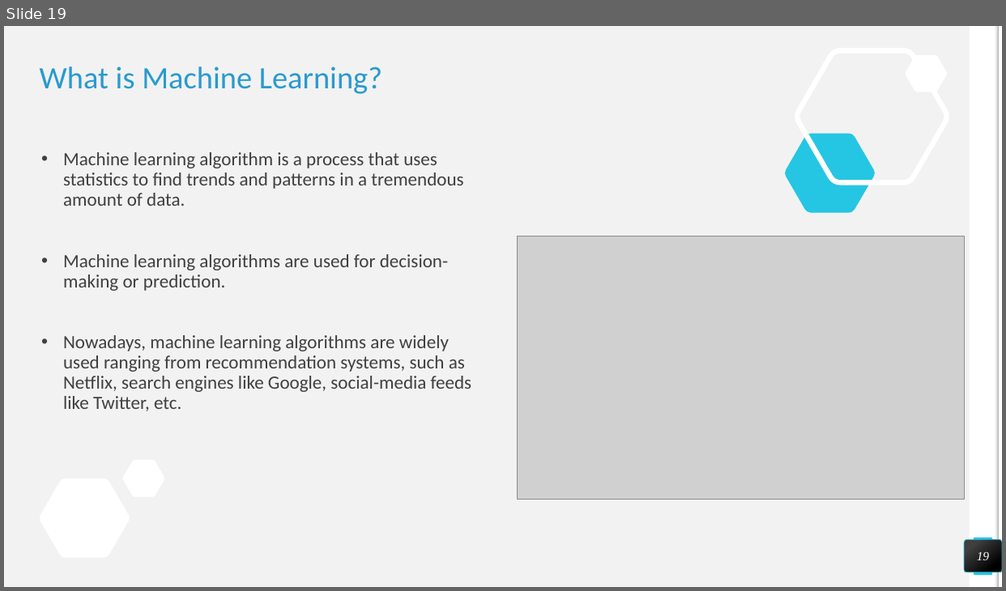
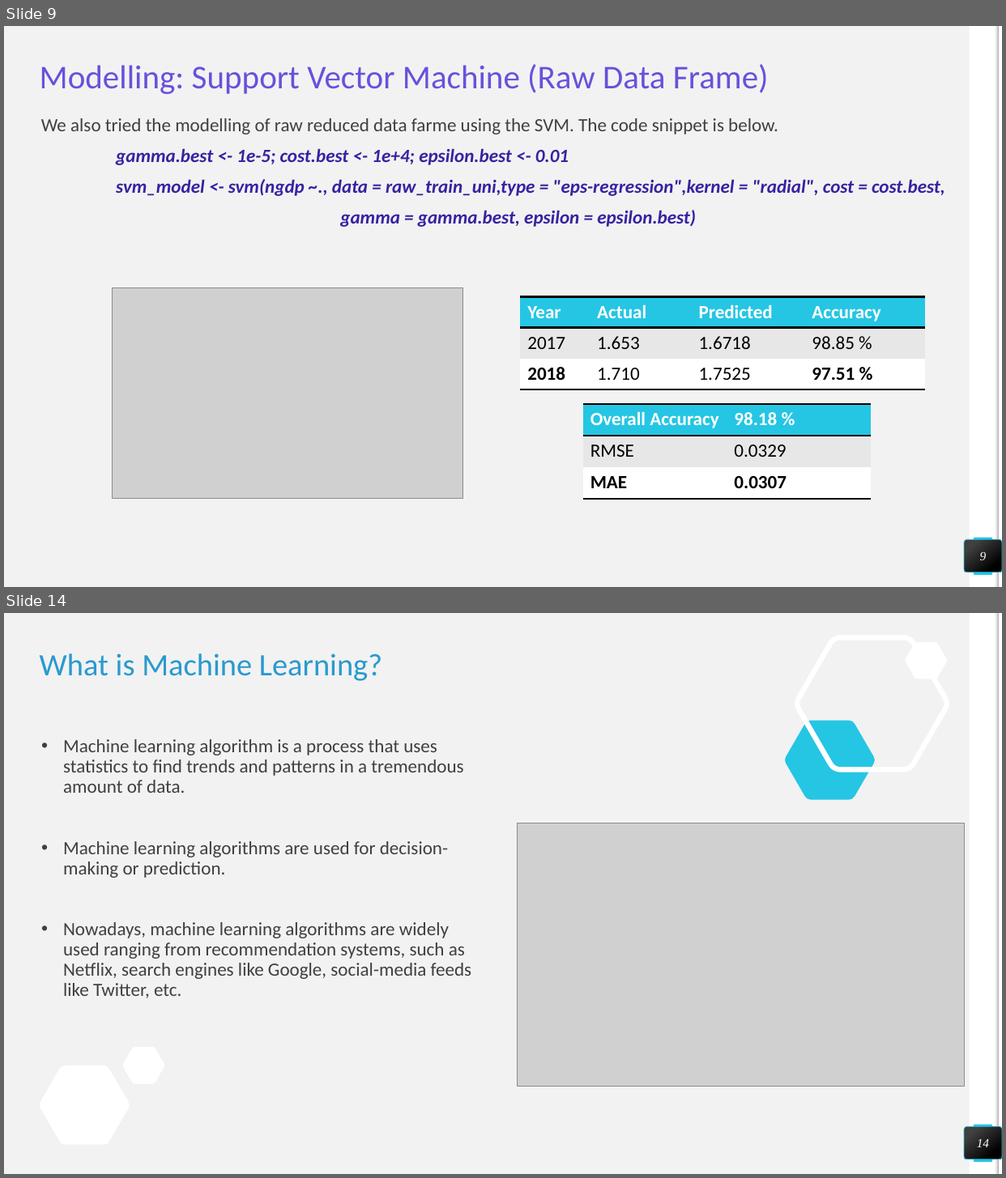
Before and after one commit to damiandmonte/Nominal-GDP-Prediction, a slide deck: Final_Report.pptx. Shown one above the other, each under a label of ours: slide 19 before the commit, slides 9 and 14 after it; the slides between them are not shown. The pictures are 1006x591 and 1006x1178 pixels, drawn with LibreOffice and Linux fonts; fonts in the diff are those of the drawing; grey boxes stand for pictures. Boxes give left, top, right and bottom in pixels: in the first picture for what was removed or moved away, otherwise in the second. Text is boxed around its words. In the diff, an @@ line names an element or a change of style, - is before the commit and + after.

```diff
--- a/Final_Report.pptx
+++ b/Final_Report.pptx
@@ slide 9 added at bbox=[4, 26, 1002, 587], background #F2F2F2; not listed: 4 template elements that a slide beside it also shows @@
@@ title added at bbox=[40, 64, 769, 94], 32 pt, text #6A50DB @@
+Modelling: Support Vector Machine (Raw Data Frame)
@@ text added at bbox=[41, 118, 945, 227], 18 pt, text #3921A1, bold, italic @@
+We also tried the modelling of raw reduced data farme using the SVM. The code snippet is below.
+gamma.best <- 1e-5; cost.best <- 1e+4; epsilon.best <- 0.01
+svm_model <- svm(ngdp ~., data = raw_train_uni,type = "eps-regression",kernel = "radial", cost = cost.best,
+gamma = gamma.best, epsilon = epsilon.best)
@@ picture added at bbox=[113, 288, 463, 499] @@
@@ table added at bbox=[521, 297, 926, 390], 3 rows, 4 columns @@
+Year | Actual | Predicted | Accuracy
+2017 | 1.653 | 1.6718 | 98.85 %
+2018 | 1.710 | 1.7525 | 97.51 %
@@ table added at bbox=[582, 405, 870, 499], 3 rows, 2 columns @@
+Overall Accuracy | 98.18 %
+RMSE | 0.0329
+MAE | 0.0307
@@ page number added at bbox=[965, 540, 1002, 573], fill gradient #404040 to #000000, outline #25C6E3 0.5 pt, 12 pt, text #FFFFFF, italic @@
+9
@@ what was slide 19 is now slide 14 @@
@@ page number at bbox=[977, 1139, 989, 1148]: text changed @@
-19
+14
```
Also in this commit, not shown: 12 slides changed, 3 other slides added, 2 slides removed, 1 other file.
